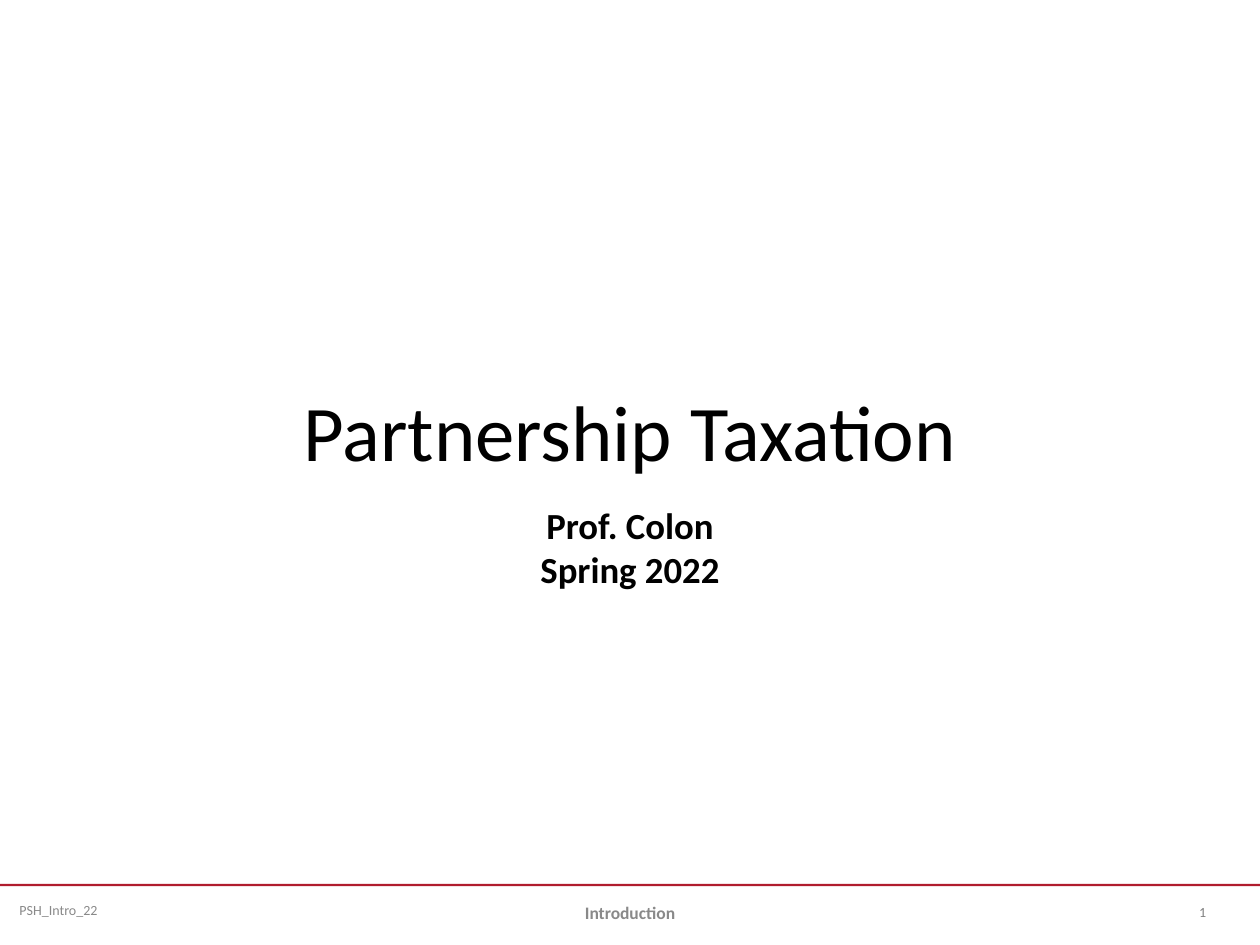
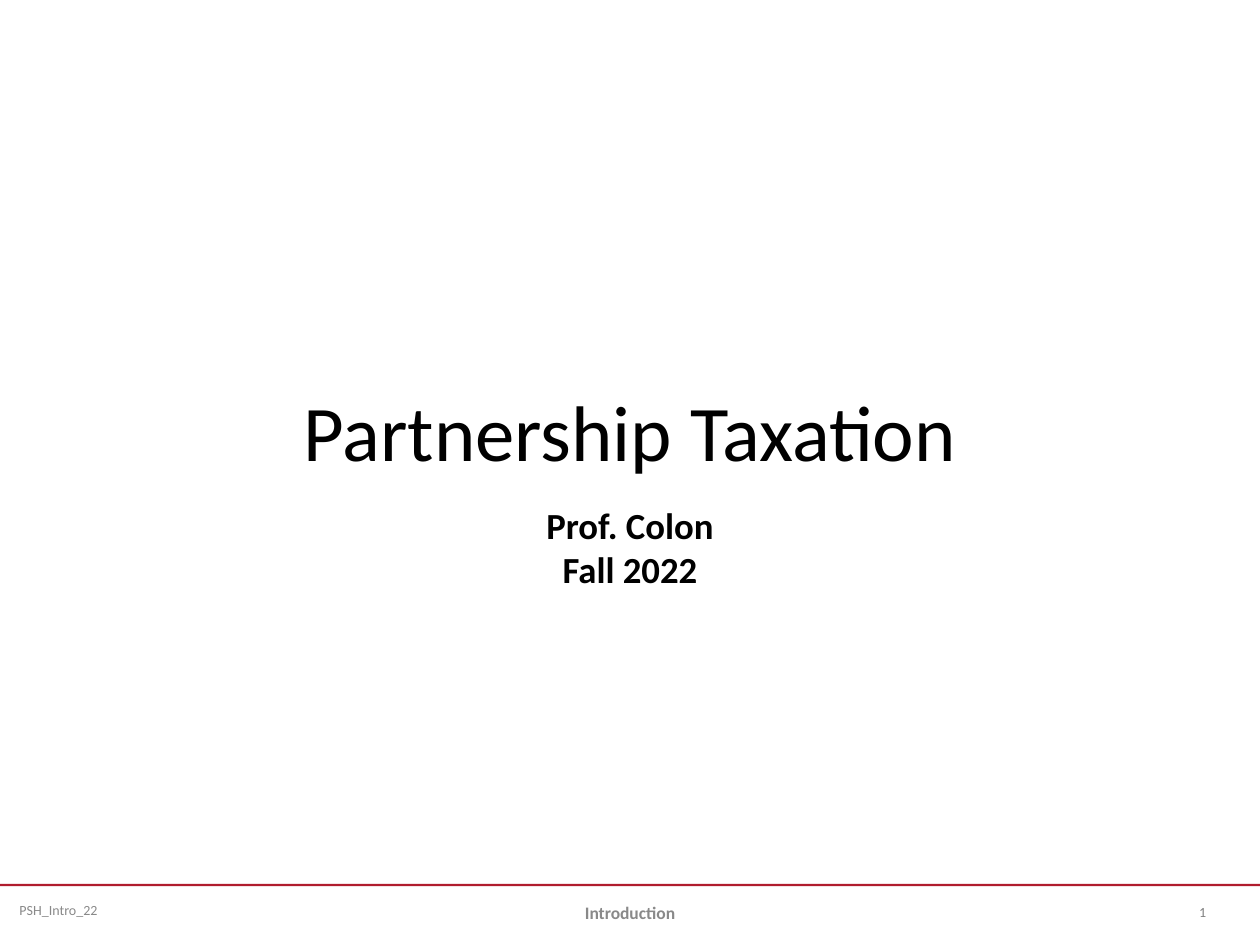
Before and after one commit to jmc877/Partnership-Tax, a slide deck: slide 1 of slides/PSH_Introduction_22.pptx. Drawn at 1260x945 pixels with LibreOffice and Linux fonts; fonts in the diff are those of the drawing. Boxes give left, top, right and bottom in pixels: in the first picture for what was removed or moved away, otherwise in the second. Text is boxed around its words. In the diff, an @@ line names an element or a change of style, - is before the commit and + after.

```diff
--- a/slides/PSH_Introduction_22.pptx
+++ b/slides/PSH_Introduction_22.pptx
@@ subtitle at (563, 557, 697, 584): text changed @@
-Spring 2022
+Fall 2022
```
Also in this commit, not shown: 1 other slide changed, 1 other file.
